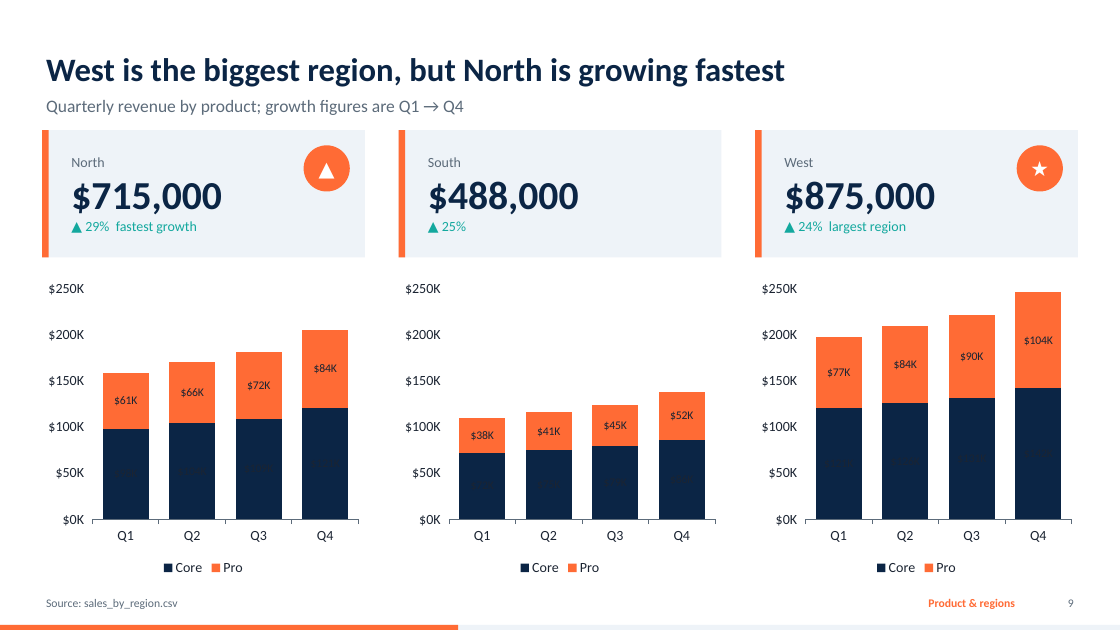
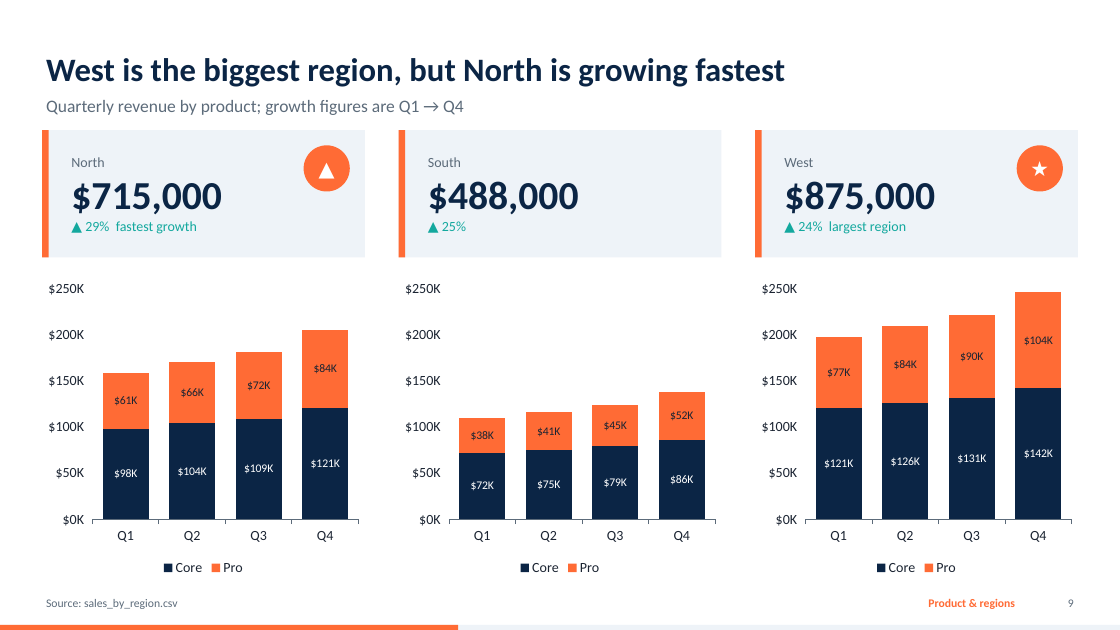
Before and after one commit to FrocketGaming/PPT_DEMO, a slide deck: slide 9 of out/demo_advanced.pptx. Drawn at 1120x630 pixels with LibreOffice and Linux fonts; fonts in the diff are those of the drawing. Boxes give left, top, right and bottom in pixels: in the first picture for what was removed or moved away, otherwise in the second. Text is boxed around its words. In the diff, an @@ line names an element or a change of style, - is before the commit and + after.

```diff
--- a/out/demo_advanced.pptx
+++ b/out/demo_advanced.pptx
@@ column stacked chart at (42, 274, 365, 580) @@
@@ data labels of Core changed @@
@@ data labels of Pro changed @@
@@ column stacked chart at (398, 274, 721, 580) @@
@@ data labels of Core changed @@
@@ data labels of Pro changed @@
@@ column stacked chart at (755, 274, 1078, 580) @@
@@ data labels of Core changed @@
@@ data labels of Pro changed @@
```
Also in this commit, not shown: 4 other slides changed, 2 other files.
